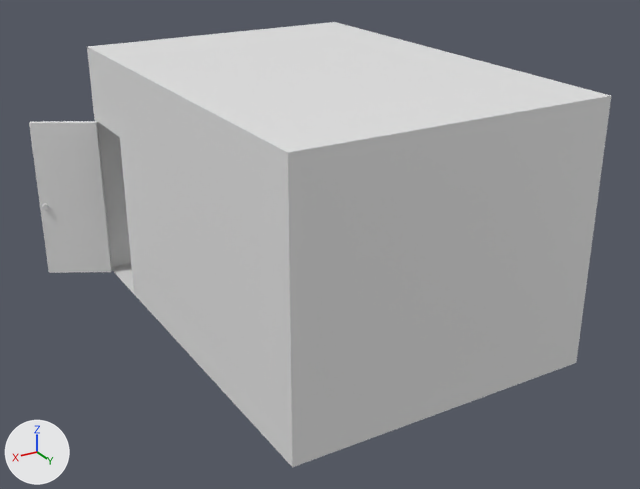
The Blender file Assets/Objects/room.blend, before and after one commit.
Before and after are seen from a camera (50 mm lens) standing at (17.4, 28.0, 16.9) and looking at (1.1, 0.9, 3.3). Lighting does not change. The marker at lower left points along +X, +Y and +Z.
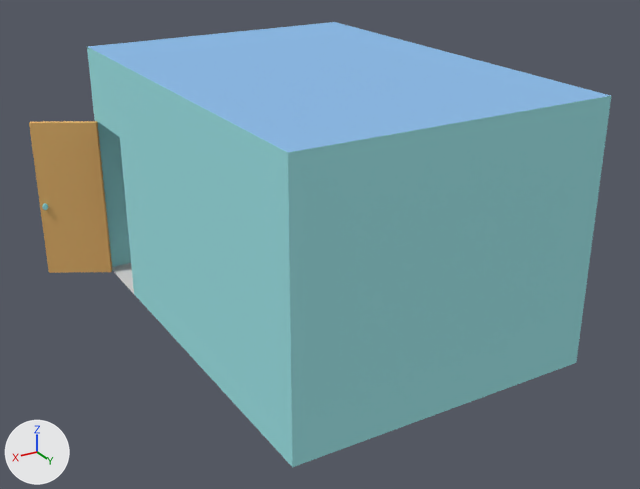
The change, as JSON lines over the scene's bpy script:
```json
{"op": "add", "block": "mat_wall", "code": ["mat_wall = diffuse_material('Wall')", "mat_wall.base_color = (0.352, 0.777, 0.8)  # cyan #a0e4e7"]}
{"op": "add", "block": "mat_door", "code": ["mat_door = diffuse_material('Door')", "mat_door.base_color = (0.8, 0.458, 0.16)  # orange #e7b46f"]}
{"op": "add", "block": "mat_ceiling", "code": ["mat_ceiling = diffuse_material('Ceiling')", "mat_ceiling.base_color = (0.274, 0.503, 0.8)  # blue #8fbce7"]}
{"op": "add", "block": "mat_floor", "code": ["mat_floor = diffuse_material('Floor')", "mat_floor.base_color = (0.8, 0.8, 0.8)  # white #e7e7e7"]}
{"block": "me_cube_001", "where": "me_cube_001.from_pydata(...)  # 38 vertices, 25 faces; spans x -1.0..1.42, y -1.12..1.0, z -1.0..1.0"}
{"block": "me_cube_001", "where": "# used by ob_cube; location = (0.65, 0.04, 4.96); scale = (6.0, 8.5, 5.0)"}
{"block": "me_cube_001", "change": "me_cube_001 part 1: 17 of the faces centred in x -1.0..1.41, y -1.08..1.0, z -0.38..0.7 switch from no material to mat_wall (cyan #a0e4e7)"}
{"block": "me_cube_001", "change": "me_cube_001 part 2: the 1 face centred in x 0.33, y -0.26, z 1.0 switches from no material to mat_ceiling (blue #8fbce7)"}
{"block": "me_cube_001", "change": "me_cube_001 part 3: all 5 faces centred in x 1.01..1.41, y -1.11..-0.94, z -0.3..0.39 switch from no material to mat_door (orange #e7b46f)"}
{"op": "add", "block": "me_cube_001", "code": "me_cube_001.materials.append(mat_floor)  # white #e7e7e7"}
{"op": "add", "block": "me_cube_001", "code": "me_cube_001.materials.append(mat_ceiling)  # blue #8fbce7"}
```

Where the change shows, as pixel boxes (x1, y1, x2, y2) in the pictures (640 x 489 px):
```json
{"part": 1, "of": "me_cube_001", "change": "recoloured", "before": [42, 47, 611, 467], "after": [42, 47, 611, 467], "on screen": "white to cyan"}
{"part": 2, "of": "me_cube_001", "change": "recoloured", "before": [88, 22, 611, 152], "after": [88, 22, 611, 152], "on screen": "white to blue"}
{"part": 3, "of": "me_cube_001", "change": "recoloured", "before": [29, 121, 112, 273], "after": [29, 121, 112, 273]}
```
